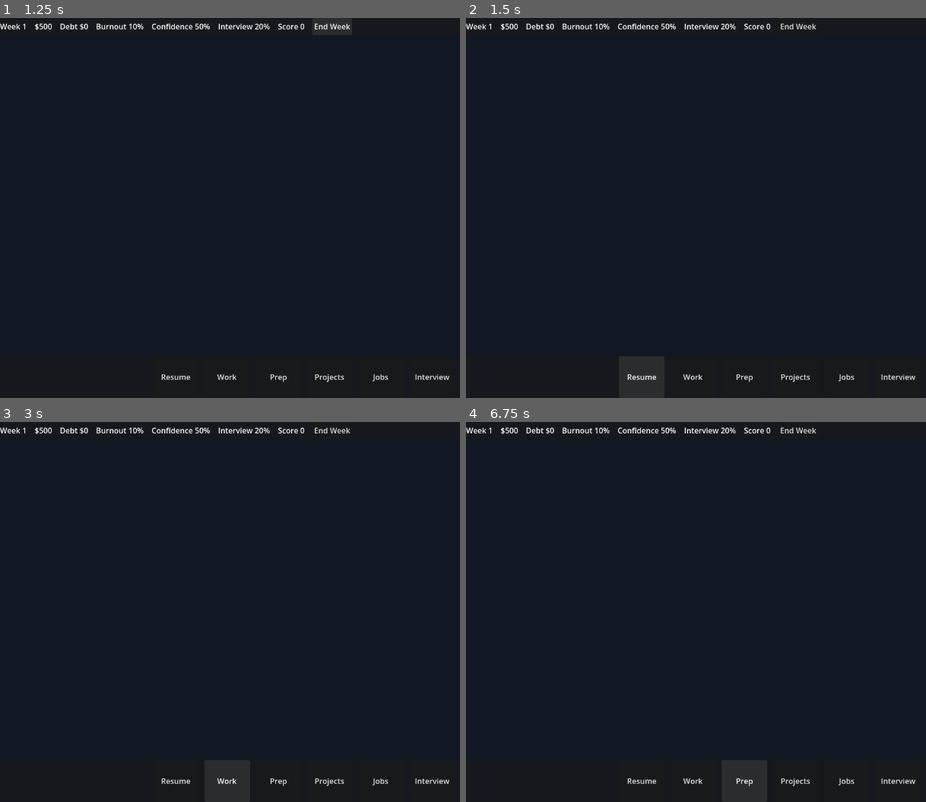
Above: before the commit, frames 1-4 (two rows, left to right).
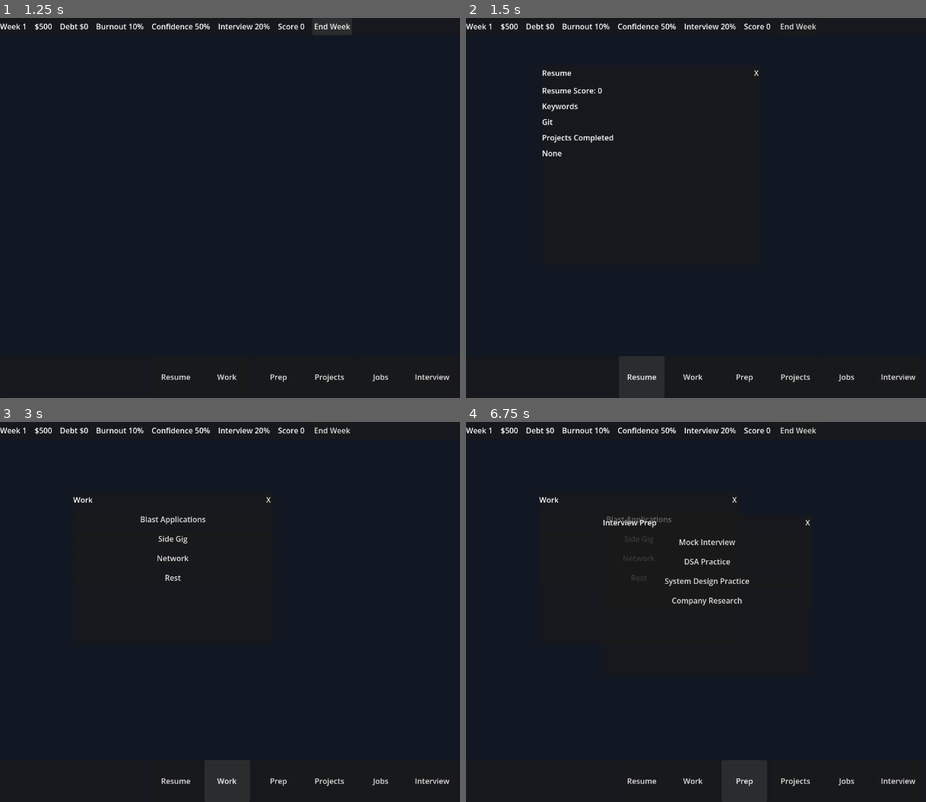
Above: after the commit, the same moments.

Repository: ValaryAnguzuzu/uncommon-hacks
Game: Godot game, scene res://Main.tscn
The game is run twice, just before and just after one commit, with the same random seed, the same clock (stepped at 60 frames per second) and the same inputs.
Inputs (mouse positions are in pixels of both pictures, inside the frame that each line leads up to):
- Up to frame 1 (1.25 s): click "End Week" at 0.5 s
- Up to frame 2 (1.5 s): click "Resume" at 1.25 s
- Up to frame 3 (3 s): click (289, 475) at 2 s, where only the run after the commit has a clickable "X"; click "Work" at 2.75 s
- Up to frame 4 (6.75 s): click (640, 520) at 3.5 s, where only the run after the commit has a clickable "Blast Applications"; click (640, 539) at 4.25 s, where only the run after the commit has a clickable "Side Gig"; click (640, 558) at 5 s, where only the run after the commit has a clickable "Network"; click (640, 577) at 5.75 s, where only the run after the commit has a clickable "Rest"; click "Prep" at 6.5 s

Frame 1 is identical in both runs. In frame 2, 0.5% of the frame differs, in the area x 16-64%, y 13-37%; in frame 3, 0.3%; in frame 4, 0.9%, in the area x 15-75%, y 19-49%.
Error in both runs: Invalid access to property or key 'state_changed' on a base object of type 'Nil'. (res://scripts/TopMenuBar.gd:28)

Commit message:
Add desktop dock window loop

Diff:
--- a/Desktop.tscn
+++ b/Desktop.tscn
@@ -1,7 +1,8 @@
-[gd_scene load_steps=3 format=3 uid="uid://cjfel2in07qjm"]
+[gd_scene load_steps=4 format=3 uid="uid://cjfel2in07qjm"]
 
 [ext_resource type="PackedScene" path="res://TopMenuBar.tscn" id="1_top_menu_bar"]
 [ext_resource type="PackedScene" path="res://Dock.tscn" id="2_dock"]
+[ext_resource type="Script" path="res://scripts/Desktop.gd" id="3_desktop_script"]
 
 [node name="Desktop" type="Control"]
 layout_mode = 3
@@ -10,6 +11,7 @@
 anchor_bottom = 1.0
 grow_horizontal = 2
 grow_vertical = 2
+script = ExtResource("3_desktop_script")
 
 [node name="Background" type="ColorRect" parent="."]
 layout_mode = 1
--- a/Dock.tscn
+++ b/Dock.tscn
@@ -1,4 +1,6 @@
-[gd_scene format=3 uid="uid://dj4qvp67hcnbi"]
+[gd_scene load_steps=2 format=3 uid="uid://dj4qvp67hcnbi"]
+
+[ext_resource type="Script" path="res://scripts/Dock.gd" id="1_dock_script"]
 
 [node name="Dock" type="PanelContainer"]
 custom_minimum_size = Vector2(0, 72)
@@ -10,6 +12,7 @@
 offset_top = -72.0
 grow_horizontal = 2
 grow_vertical = 0
+script = ExtResource("1_dock_script")
 
 [node name="DockRow" type="HBoxContainer" parent="."]
 layout_mode = 2
--- a/WorkWindow.tscn
+++ b/WorkWindow.tscn
@@ -1,4 +1,6 @@
-[gd_scene format=3 uid="uid://i7ag8atsalcu"]
+[gd_scene load_steps=2 format=3 uid="uid://i7ag8atsalcu"]
+
+[ext_resource type="Script" path="res://scripts/WorkWindow.gd" id="1_work_window_script"]
 
 [node name="WorkWindow" type="PanelContainer"]
 custom_minimum_size = Vector2(420, 320)
@@ -7,6 +9,7 @@
 offset_top = 120.0
 offset_right = 540.0
 offset_bottom = 440.0
+script = ExtResource("1_work_window_script")
 
 [node name="Content" type="VBoxContainer" parent="."]
 layout_mode = 2
--- /dev/null
+++ b/scripts/Desktop.gd
@@ -0,0 +1,74 @@
+extends Control
+
+# Desktop is the fake computer screen.
+#
+# General behavior:
+# - Dock asks for an app to open.
+# - Desktop instances the matching window scene into WindowLayer.
+# - If that app is already open, Desktop shows it and brings it to the front.
+# - Close buttons hide windows for now, so reopening feels instant.
+# - Later, WindowManager can absorb this logic if the system gets more complex.
+
+const APP_RESUME := "resume"
+const APP_WORK := "work"
+const APP_PREP := "prep"
+const APP_PROJECTS := "projects"
+const APP_JOBS := "jobs"
+const APP_INTERVIEW := "interview"
+
+const WINDOW_OFFSET := Vector2(34, 28)
+
+@onready var window_layer: Control = $WindowLayer
+@onready var dock = $Dock
+
+var open_windows: Dictionary = {}
+var app_scenes := {
+	APP_RESUME: preload("res://ResumeWindow.tscn"),
+	APP_WORK: preload("res://WorkWindow.tscn"),
+	APP_PREP: preload("res://InterviewPrepWindow.tscn"),
+	APP_PROJECTS: preload("res://ProjectsWindow.tscn"),
+	APP_JOBS: preload("res://JobBoardWindow.tscn"),
+	APP_INTERVIEW: preload("res://InterviewWindow.tscn"),
+}
+
+
+func _ready() -> void:
+	dock.open_app_requested.connect(open_app)
+
+
+func open_app(app_id: String) -> void:
+	if open_windows.has(app_id):
+		_show_existing_window(app_id)
+		return
+
+	if not app_scenes.has(app_id):
+		push_warning("No scene registered for app id: %s" % app_id)
+		return
+
+	var window: Control = app_scenes[app_id].instantiate()
+	window_layer.add_child(window)
+	window.position += WINDOW_OFFSET * open_windows.size()
+	open_windows[app_id] = window
+
+	_connect_close_button(window)
+	_bring_to_front(window)
+
+
+func _show_existing_window(app_id: String) -> void:
+	var window: Control = open_windows[app_id]
+	window.show()
+	_bring_to_front(window)
+
+
+func _bring_to_front(window: Control) -> void:
+	window_layer.move_child(window, window_layer.get_child_count() - 1)
+
+
+func _connect_close_button(window: Control) -> void:
+	var close_button := window.find_child("CloseButton", true, false) as Button
+	if close_button == null:
+		return
+
+	var close_callable := Callable(window, "hide")
+	if not close_button.pressed.is_connected(close_callable):
+		close_button.pressed.connect(close_callable)
--- /dev/null
+++ b/scripts/Dock.gd
@@ -0,0 +1,34 @@
+extends PanelContainer
+
+# Dock is the fake desktop app launcher.
+#
+# General behavior:
+# - It does not create windows by itself.
+# - It emits open_app_requested with an app id.
+# - Desktop listens to that signal and decides where/how to open the window.
+# This keeps dock UI separate from desktop window management.
+
+signal open_app_requested(app_id: String)
+
+const APP_RESUME := "resume"
+const APP_WORK := "work"
+const APP_PREP := "prep"
+const APP_PROJECTS := "projects"
+const APP_JOBS := "jobs"
+const APP_INTERVIEW := "interview"
+
+@onready var resume_button: Button = $DockRow/ResumeButton
+@onready var work_button: Button = $DockRow/WorkButton
+@onready var prep_button: Button = $DockRow/PrepButton
+@onready var projects_button: Button = $DockRow/ProjectsButton
+@onready var jobs_button: Button = $DockRow/JobsButton
+@onready var interview_button: Button = $DockRow/InterviewButton
+
+
+func _ready() -> void:
+	resume_button.pressed.connect(func(): open_app_requested.emit(APP_RESUME))
+	work_button.pressed.connect(func(): open_app_requested.emit(APP_WORK))
+	prep_button.pressed.connect(func(): open_app_requested.emit(APP_PREP))
+	projects_button.pressed.connect(func(): open_app_requested.emit(APP_PROJECTS))
+	jobs_button.pressed.connect(func(): open_app_requested.emit(APP_JOBS))
+	interview_button.pressed.connect(func(): open_app_requested.emit(APP_INTERVIEW))
--- /dev/null
+++ b/scripts/WorkWindow.gd
@@ -0,0 +1,63 @@
+extends PanelContainer
+
+# WorkWindow is the first gameplay window.
+#
+# General behavior:
+# - Each button represents one weekly action the player can take.
+# - For now, actions write directly to PlayerState so we can test the full loop.
+# - Later, these button handlers should call GameManager or ActionManager, and
+#   those managers can decide costs, limits, notifications, and loss checks.
+# - PlayerState emits state_changed after each helper call, so TopMenuBar should
+#   refresh automatically when these buttons are pressed.
+
+const SIDE_GIG_PAY := 180
+
+@onready var close_button: Button = $Content/TitleBar/CloseButton
+@onready var blast_applications_button: Button = $Content/BlastApplicationsButton
+@onready var side_gig_button: Button = $Content/SideGigButton
+@onready var network_button: Button = $Content/NetworkButton
+@onready var rest_button: Button = $Content/RestButton
+
+
+func _ready() -> void:
+	close_button.pressed.connect(_on_close_button_pressed)
+	blast_applications_button.pressed.connect(_on_blast_applications_button_pressed)
+	side_gig_button.pressed.connect(_on_side_gig_button_pressed)
+	network_button.pressed.connect(_on_network_button_pressed)
+	rest_button.pressed.connect(_on_rest_button_pressed)
+
+
+func _on_close_button_pressed() -> void:
+	# Hiding keeps the node around. WindowManager can own real open/close later.
+	hide()
+
+
+func _on_blast_applications_button_pressed() -> void:
+	# More applications, but emotionally expensive.
+	for application in range(5):
+		PlayerState.add_application()
+
+	PlayerState.add_burnout(12)
+	PlayerState.add_confidence(-5)
+	PlayerState.add_score(10)
+
+
+func _on_side_gig_button_pressed() -> void:
+	# Money goes up, but the player pays for it with burnout.
+	PlayerState.add_money(SIDE_GIG_PAY)
+	PlayerState.add_burnout(8)
+	PlayerState.add_confidence(-2)
+	PlayerState.add_score(5)
+
+
+func _on_network_button_pressed() -> void:
+	# Networking improves confidence but still costs energy.
+	PlayerState.add_confidence(8)
+	PlayerState.add_burnout(4)
+	PlayerState.add_score(8)
+
+
+func _on_rest_button_pressed() -> void:
+	# Rest does not progress the job search, but it restores the player.
+	PlayerState.add_burnout(-18)
+	PlayerState.add_confidence(4)
